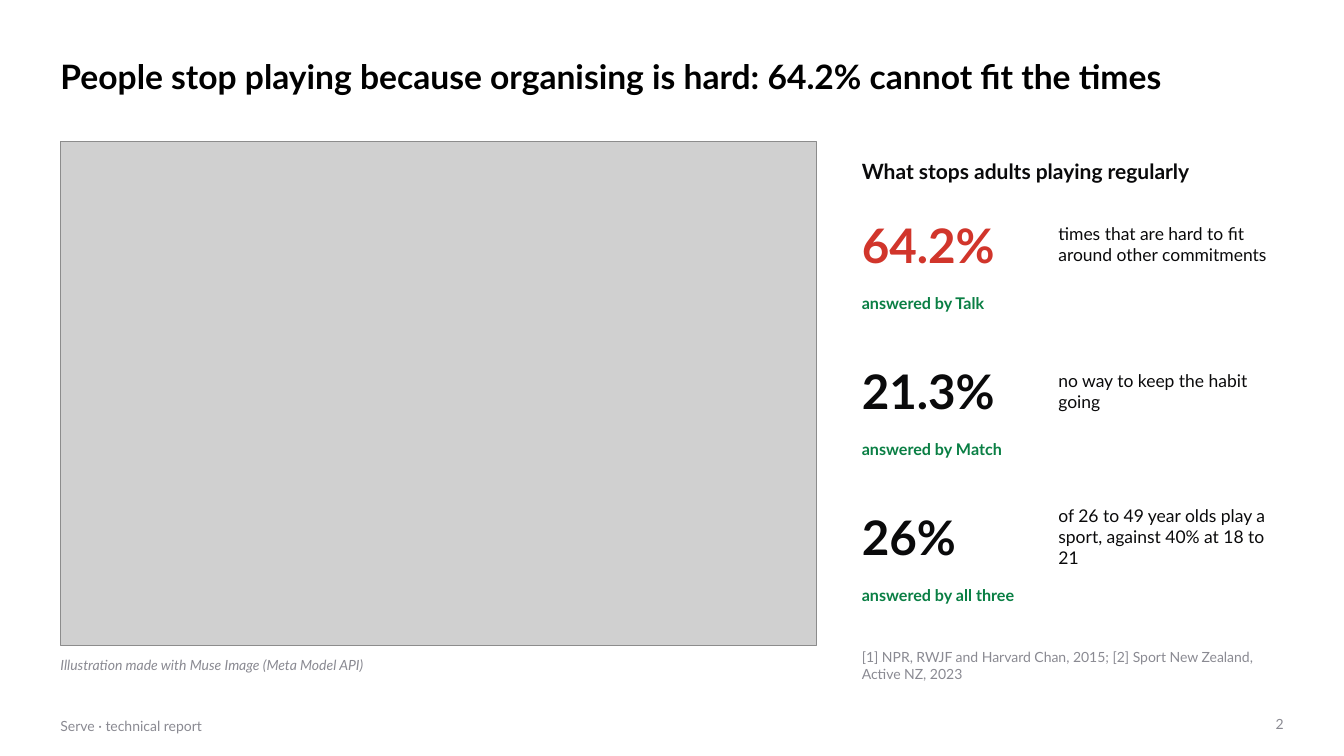
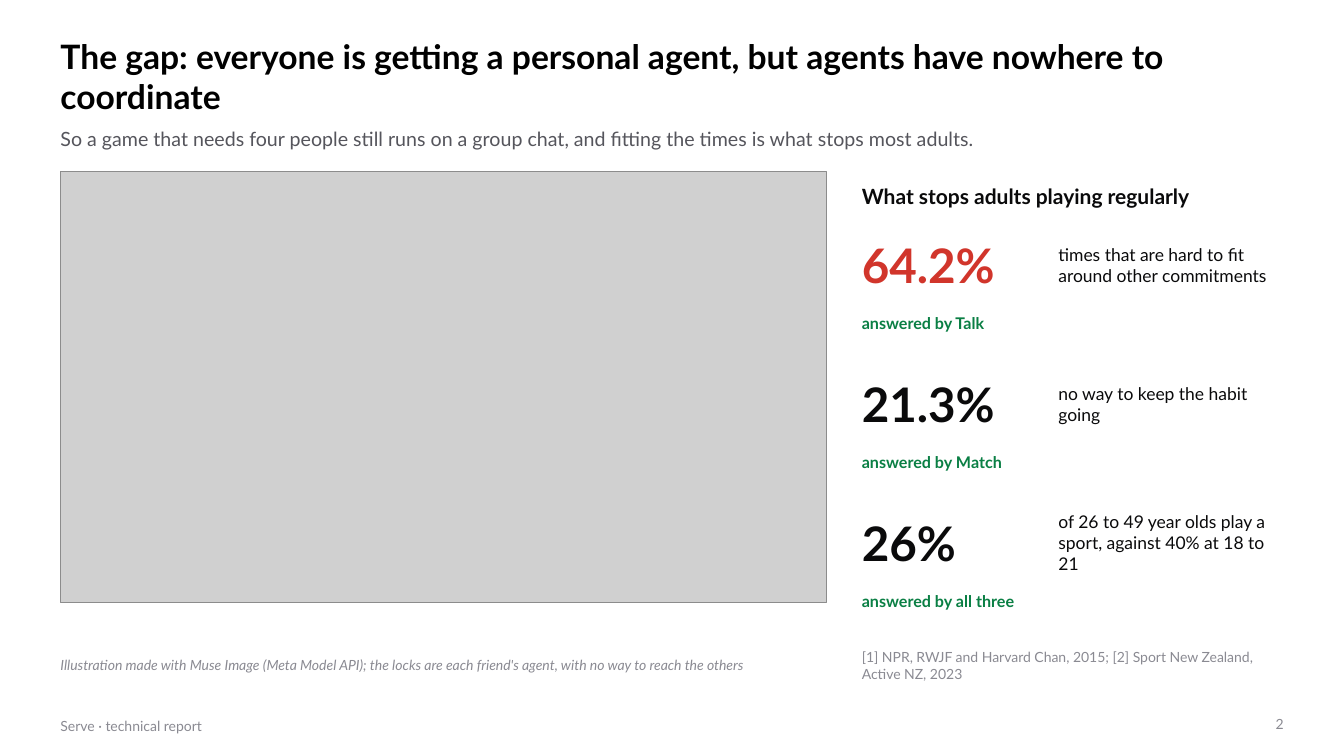
Before and after one commit to gino6178/serve-meta-hackathon, a slide deck: slide 2 of submission/pdf/serve_technical_report.pptx. Drawn at 1344x756 pixels with LibreOffice and Linux fonts; fonts in the diff are those of the drawing; grey boxes stand for pictures. Boxes give left, top, right and bottom in pixels: in the first picture for what was removed or moved away, otherwise in the second. Text is boxed around its words. In the diff, an @@ line names an element or a change of style, - is before the commit and + after.

```diff
--- a/submission/pdf/serve_technical_report.pptx
+++ b/submission/pdf/serve_technical_report.pptx
@@ title at (60, 44, 1164, 110): text changed @@
-People stop playing because organising is hard: 64.2% cannot fit the times
+The gap: everyone is getting a personal agent, but agents have nowhere to coordinate
@@ text added at (60, 131, 973, 150), 14 pt, text #55555C @@
+So a game that needs four people still runs on a group chat, and fitting the times is what stops most adults.
@@ picture: place and size @@
-picture at (60, 141, 817, 645)
+picture at (60, 171, 827, 603)
@@ text "What stops adults playing regularly": place and size @@
-text "What stops adults playing regularly" at (862, 163, 1190, 183)
+text "What stops adults playing regularly" at (862, 188, 1190, 208)
@@ 3 texts: place and size @@
-3 texts at (862, 227, 1266, 312)
+3 texts at (862, 248, 1266, 332)
@@ 3 texts: place and size @@
-3 texts at (862, 374, 1248, 458)
+3 texts at (862, 387, 1248, 471)
@@ 3 texts: place and size @@
-3 texts at (862, 509, 1265, 604)
+3 texts at (862, 515, 1265, 610)
@@ text at (60, 659, 743, 673): text changed @@
-Illustration made with Muse Image (Meta Model API)
+Illustration made with Muse Image (Meta Model API); the locks are each friend's agent, with no way to reach the others
```
Also in this commit, not shown: 2 other slides changed, 13 other files.
